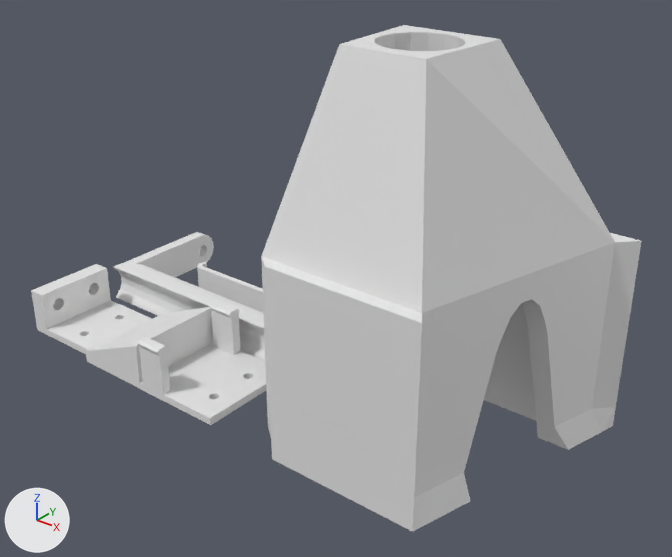
One commit to the Blender file servo-manifold/servo-mount.blend: the scene before it, then after it.
Camera for both pictures: a 50 mm camera at (312.0, -283.0, 232.0) aimed at (83.0, 3.0, 55.0). Every picture has the same lights, and +X, +Y and +Z are marked at lower left.

Objects in the first picture: 'arm', 'funnel', 'servo-clip', 'servo-mount'.
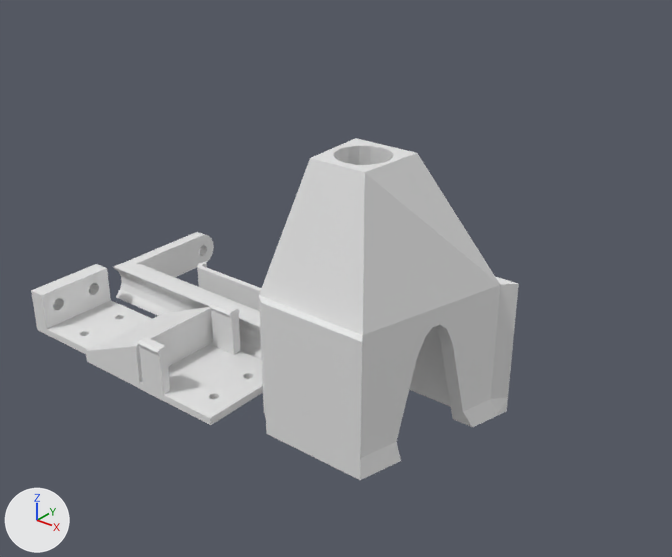
Boxes (x1, y1, x2, y2) around the edits, measured in the pictures (672 x 557 px):
'funnel', moved, rescaled (32% narrower, 32% shorter): before (261, 25, 642, 532); after (259, 138, 519, 480)

Edits to the bpy script that builds the scene:
```text
Change ob_funnel:
    ob_funnel.location: (130.7, 39.2, 0.0) -> (108.2, 23.3, 0.6)
    ob_funnel.scale: (140.0, 140.0, 140.0) -> (101.0, 101.0, 101.0)
```
